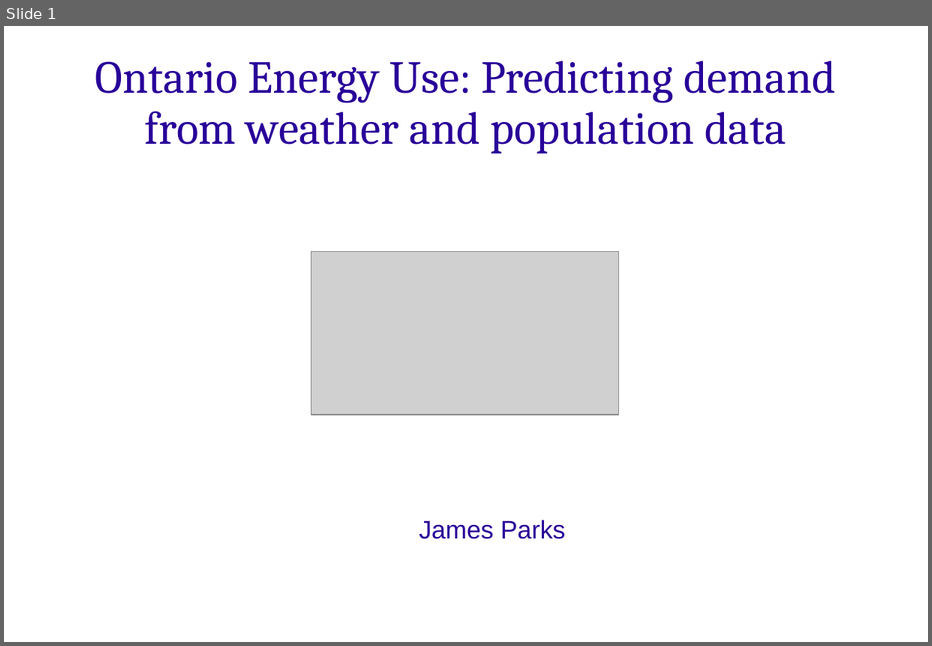
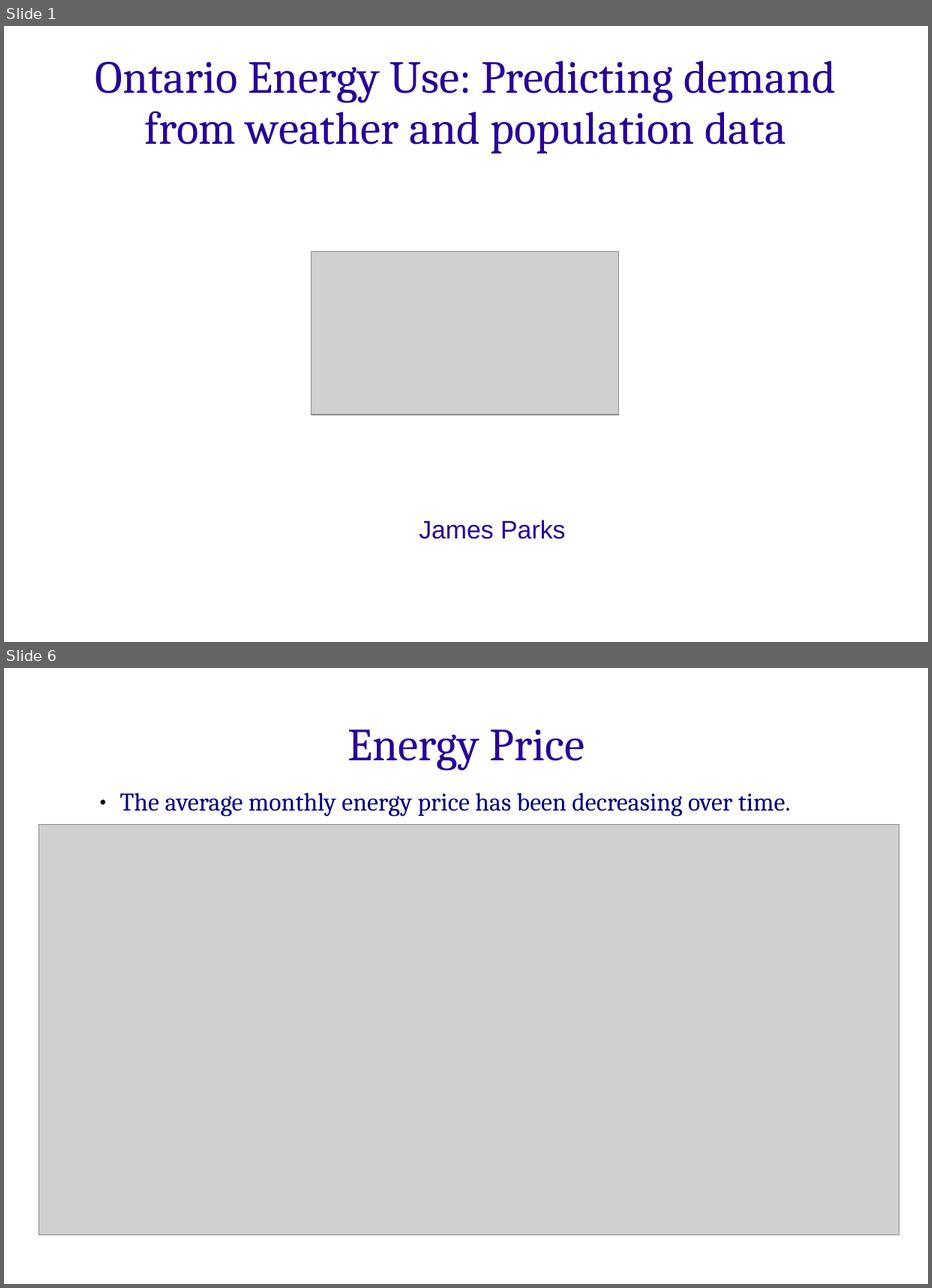
Before and after one commit to james-parks/Project2, a slide deck: capstone_project_presentation_energy.ppt. Shown one above the other, each under a label of ours: slide 1 before the commit, slides 1 and 6 after it; the slides between them are not shown. The pictures are 932x646 and 932x1288 pixels, drawn with LibreOffice and Linux fonts; fonts in the diff are those of the drawing; grey boxes stand for pictures; background and template pictures are left out. Boxes give left, top, right and bottom in pixels: in the first picture for what was removed or moved away, otherwise in the second. Text is boxed around its words. In the diff, an @@ line names an element or a change of style, - is before the commit and + after.

```diff
--- a/capstone_project_presentation_energy.ppt
+++ b/capstone_project_presentation_energy.ppt
@@ slide 6 added at [4, 668, 928, 1284], background picture (left out) @@
@@ text added at [348, 730, 584, 771], 38 pt, text #280099 @@
+Energy Price
@@ text added at [120, 792, 791, 816], 21 pt, text #000080 @@
+● The average monthly energy price has been decreasing over time.
@@ picture added at [38, 825, 900, 1235] @@
```
Also in this commit, not shown: 1 slide changed, 9 other slides added, 12 slides removed, 2 other files.
